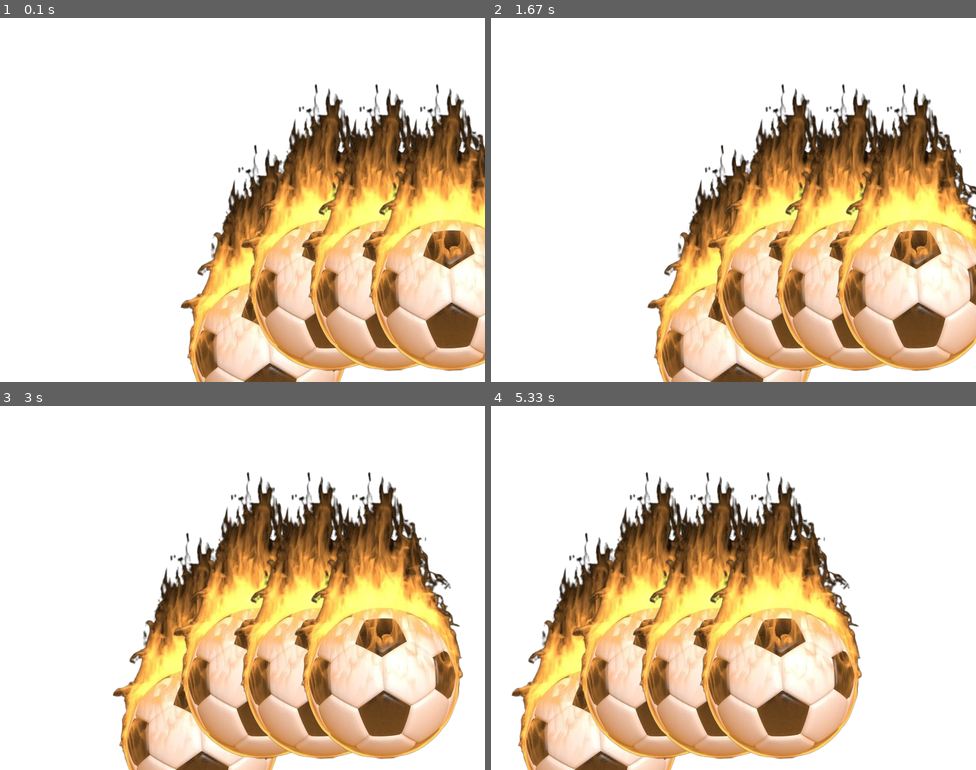
Above: before the commit, frames 1-4 (two rows, left to right).
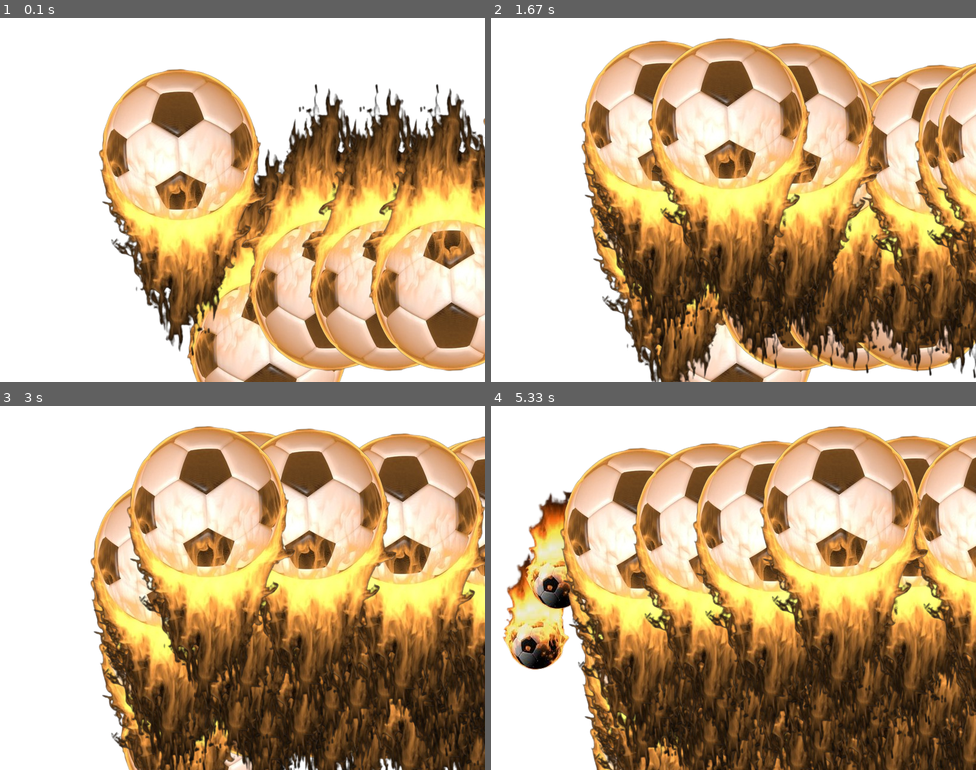
Above: after the commit, the same moments.

Repository: guiemhomar/entornos
Game: pygame game, started from python/spaceinvaders/space2.py
The game is run twice, just before and just after one commit, with the same random seed, the same clock (stepped at 60 frames per second) and the same inputs.
Inputs:
- Up to frame 1 (0.1 s): no input
- Up to frame 2 (1.67 s): hold Left from 1.33 s (still down)
- Up to frame 3 (3 s): release Left at 1.87 s; hold Left 1.9-2.3 s
- Up to frame 4 (5.33 s): hold Left 3-3.47 s; hold Left 4.5-5.03 s; hold Left from 5.07 s (still down)

The runs differ from the first frame. In frame 1, 16% of the frame differs, in the area x 20-100%, y 14-93%; in frame 2, 60%; in frame 3, 66%; in frame 4, 78%, in the area x 2-100%, y 5-100%.

Commit message:
sprites 2

Diff:
--- a/python/spaceinvaders/elementosSpace2.py
+++ b/python/spaceinvaders/elementosSpace2.py
@@ -7,7 +7,10 @@
     def __init__(self, posicion):
         super().__init__()
         #cargamos la imagen
-        self.image = pygame.image.load("balonAntes.png")
+        self.fotos = [pygame.image.load("balonAntes.png"), pygame.image.load("balonDespues.png")]
+        self.indice_image = 0
+        self.image = self.fotos[self.indice_image]
+        self.contador_fotos = 0
         #creamos un rectangulo a partir de la imagen
         self.rect = self.image.get_rect()
         # actualizr la posicion del rectangulo para que councida con "posicion"
@@ -16,8 +19,32 @@
     #update
     def update(self, *args: Any, **kwargs: Any) -> None:
         teclas = args[0]
+        #capturamos la pantalla
+        pantalla = pygame.display.get_surface()
+
         if teclas[pygame.K_LEFT]:
             self.rect.x -= 2
+            self.rect.x = max(0, self.rect.x)
         if teclas[pygame.K_RIGHT]:
             self.rect.x += 2
-        pass
+            self.rect.x = min(pantalla.get_width()-self.fotos.get_width(), self.rect.x)
+        #gestionamos la animacion
+        self.contador_fotos = (self.contador_fotos + 1) % 40
+        self.indice_image = self.contador_fotos // 20
+        self.image = self.fotos[self.indice_image]
+
+
+class Enemigo(pygame.sprite.Sprite):
+    #constructor
+    def __init__(self, posicion):
+        super().__init__()
+        #cargamos la imagen
+        imagen = pygame.image.load("balonAntes.png")
+        self.image = pygame.transform.rotate(imagen, 180)
+        #creamos un rectangulo a partir de la imagen
+        self.rect = self.image.get_rect()
+        # actualizr la posicion del rectangulo para que councida con "posicion"
+        self.rect.topleft = posicion
+
+    def update(self, *args: Any, **kwargs: Any) -> None:
+        self.rect.y += 1
--- a/python/spaceinvaders/space2.py
+++ b/python/spaceinvaders/space2.py
@@ -1,5 +1,6 @@
 import pygame
 import elementosSpace2
+import random
 
 #inicializamos el juego
 pygame.init()
@@ -26,9 +27,13 @@
 grupo_sprites.add(elementosSpace2.Nave((400,100)))
 grupo_sprites.add(elementosSpace2.Nave((500,100)))
 
+enemigo = elementosSpace2.Enemigo((50,50))
+grupo_sprites.add(enemigo)
+
+#crear una variable que almacene la ultima vez que se creo un enemigo
+ultimo_enemigo_creado = 0
 
 #bucle principal
-
 while running:
     #limitamos el bucle a framerate que hemos definido
     reloj.tick(FPS)
@@ -37,6 +42,12 @@
     for event in pygame.event.get():
         if event.type == pygame.QUIT:
             running = False
+
+    #creacion de enemigos
+    momento_actual = pygame.time.get_ticks()
+    if (momento_actual > ultimo_enemigo_creado + 60):
+        grupo_sprites.add(elementosSpace2.Enemigo((random.randint(0,pantalla.get_width()),0)))
+        ultimo_enemigo_creado = momento_actual
 
     #fondo blanco
     pantalla.fill((255,255,255))
